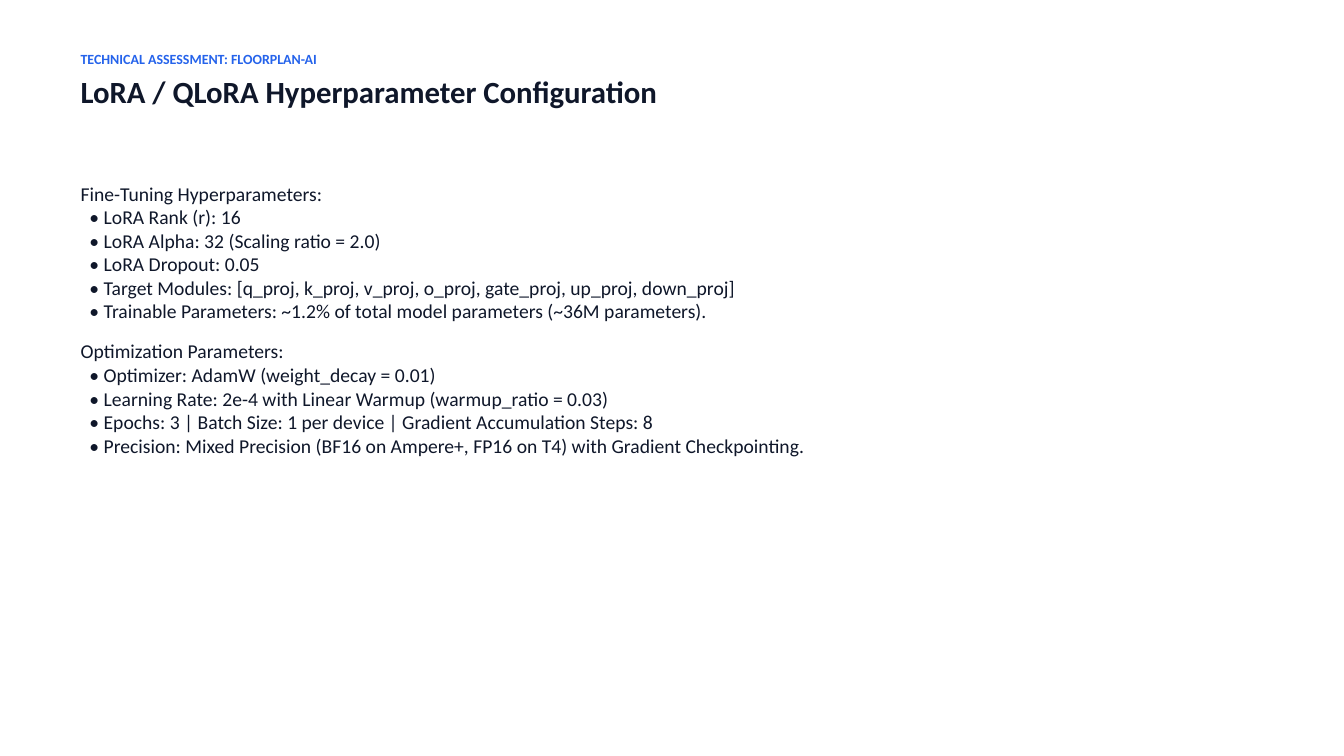
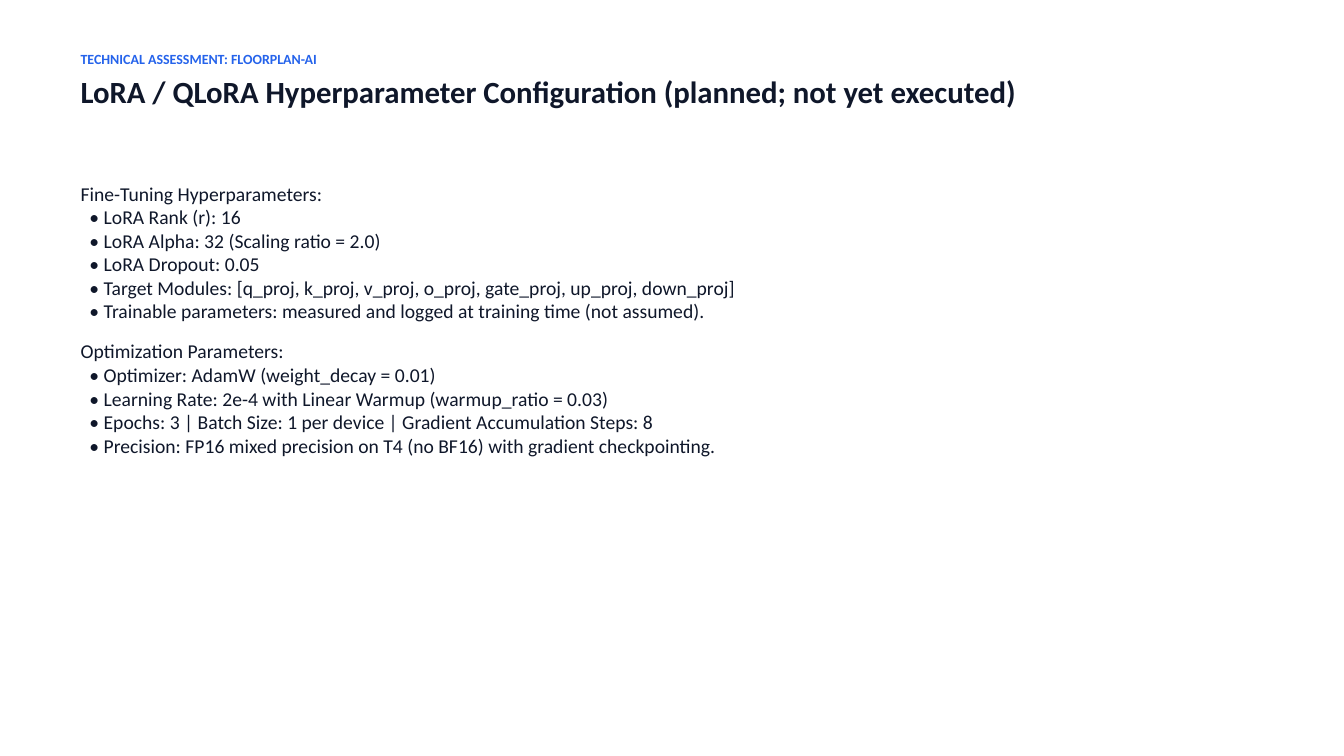
Before and after one commit to sandhiya-1234/FloorPlan-AI, a slide deck: slide 9 of presentation/Floorplan_AI_Assessment.pptx. Drawn at 1344x756 pixels with LibreOffice and Linux fonts; fonts in the diff are those of the drawing. Boxes give left, top, right and bottom in pixels: in the first picture for what was removed or moved away, otherwise in the second. Text is boxed around its words. In the diff, an @@ line names an element or a change of style, - is before the commit and + after.

```diff
--- a/presentation/Floorplan_AI_Assessment.pptx
+++ b/presentation/Floorplan_AI_Assessment.pptx
@@ text at [81,80,1016,109]: text changed @@
-LoRA / QLoRA Hyperparameter Configuration
+LoRA / QLoRA Hyperparameter Configuration (planned; not yet executed)
@@ text at [81,187,735,457]: text changed @@
-Fine-Tuning Hyperparameters:
-• LoRA Rank (r): 16
-• LoRA Alpha: 32 (Scaling ratio = 2.0)
-• LoRA Dropout: 0.05
-• Target Modules: [q_proj, k_proj, v_proj, o_proj, gate_proj, up_proj, down_proj]
-• Trainable Parameters: ~1.2% of total model parameters (~36M parameters).
-Optimization Parameters:
-• Optimizer: AdamW (weight_decay = 0.01)
-• Learning Rate: 2e-4 with Linear Warmup (warmup_ratio = 0.03)
-• Epochs: 3 | Batch Size: 1 per device | Gradient Accumulation Steps: 8
-• Precision: Mixed Precision (BF16 on Ampere+, FP16 on T4) with Gradient Checkpointing.
+Fine-Tuning Hyperparameters:
+• LoRA Rank (r): 16
+• LoRA Alpha: 32 (Scaling ratio = 2.0)
+• LoRA Dropout: 0.05
+• Target Modules: [q_proj, k_proj, v_proj, o_proj, gate_proj, up_proj, down_proj]
+• Trainable parameters: measured and logged at training time (not assumed).
+Optimization Parameters:
+• Optimizer: AdamW (weight_decay = 0.01)
+• Learning Rate: 2e-4 with Linear Warmup (warmup_ratio = 0.03)
+• Epochs: 3 | Batch Size: 1 per device | Gradient Accumulation Steps: 8
+• Precision: FP16 mixed precision on T4 (no BF16) with gradient checkpointing.
```
Also in this commit, not shown: 9 other slides changed, 1 slide added, 1 slide removed, 41 other files.
